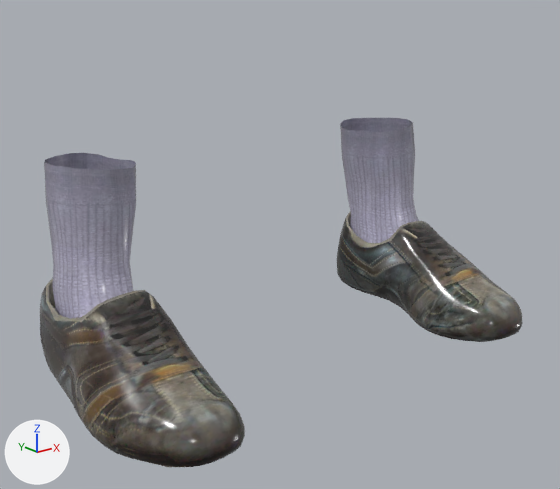
A saved change to the glTF model app/assets/humans/male/shoes02.glb.
Before and after are seen from a 50 mm lens placed at (-0.499, -0.674, 0.351), pointed at (-0.024, -0.08, 0.113). Lighting does not change. The marker at lower left points along +X, +Y and +Z. The first picture is the older version. Vertices at exactly the same position are counted once.

The scene before the commit, as lines of its bpy script (objects in view):
```python
me_shoes02 = bpy.data.meshes.new('shoes02')
me_shoes02.from_pydata(...)  # 1594 vertices, 3064 faces; spans x -0.26..0.26, y -0.22..0.055, z -0.017..0.211
me_shoes02.materials.append(mat_human_shoes02)  # picture img_shoes02_diffuse
ob_part_shoes02 = bpy.data.objects.new('part_shoes02', me_shoes02)
ob_part_shoes02.location = (0.0, 0.0, 0.0)
```
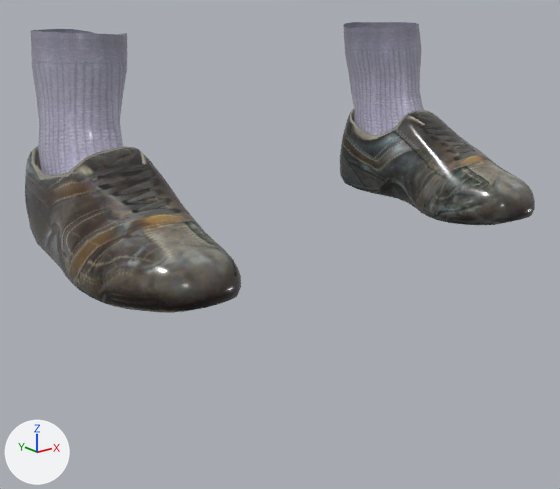
The newer file adds a shape key; the second version is drawn at full value of the shape key 'legs_short' of 'part_shoes02', and the change is written as the vertex moves it makes.

Location of each change, (x1, y1, x2, y2) in pixels of the pictures (560 x 489 px; the box of a moved part takes in the faces that stretch with it):
'part_shoes02', reshaped (17% shorter): before (40, 118, 522, 467); after (25, 22, 535, 313)
part 1 of me_shoes02, moved or reshaped: before (337, 212, 522, 342); after (340, 109, 535, 225)
part 2 of me_shoes02, moved or reshaped: before (40, 278, 245, 467); after (25, 146, 241, 313)
part 3 of me_shoes02, moved or reshaped: before (340, 118, 419, 243); after (343, 22, 424, 135)
part 4 of me_shoes02, moved or reshaped: before (44, 153, 136, 318); after (31, 29, 127, 175)

Patch to the scene script:
```diff
--- a/app/assets/humans/male/shoes02.glb.py
+++ b/app/assets/humans/male/shoes02.glb.py
@@ me_shoes02 @@
 # used by ob_part_shoes02; location = (0.0, 0.0, 0.0)
-me_shoes02.from_pydata(...)  # 1594 vertices, 3064 faces; spans x -0.26..0.26, y -0.22..0.055, z -0.017..0.211
+me_shoes02.from_pydata(...)  # 1594 vertices, 3064 faces; spans x -0.262..0.262, y -0.22..0.055, z 0.117..0.327
+# me_shoes02 part 1: the loose piece of 653 vertices spanning x 0.146..0.26, y -0.22..0.055, z -0.017..0.097 is moved by (0.001, 0.0, 0.134)
+# me_shoes02 part 2: the loose piece of 653 vertices spanning x -0.26..-0.146, y -0.22..0.055, z -0.017..0.097 is moved by (-0.001, 0.0, 0.134)
+# me_shoes02 part 3: 144 of 1594 vertices moved; they spanned x 0.147..0.237, y -0.096..0.043, z 0.039..0.211 and now span x 0.148..0.238, y -0.096..0.043, z 0.173..0.327; mean shift (0.001, 0.0, 0.131); largest move (0.183, -0.094, 0.067) -> (0.184, -0.094, 0.201)
+# me_shoes02 part 4: 144 of 1594 vertices moved; they spanned x -0.237..-0.147, y -0.096..0.043, z 0.039..0.211 and now span x -0.238..-0.148, y -0.096..0.043, z 0.173..0.327; mean shift (-0.001, 0.0, 0.131); largest move (-0.183, -0.094, 0.067) -> (-0.184, -0.094, 0.201)
 me_shoes02.materials.append(mat_human_shoes02)
```
